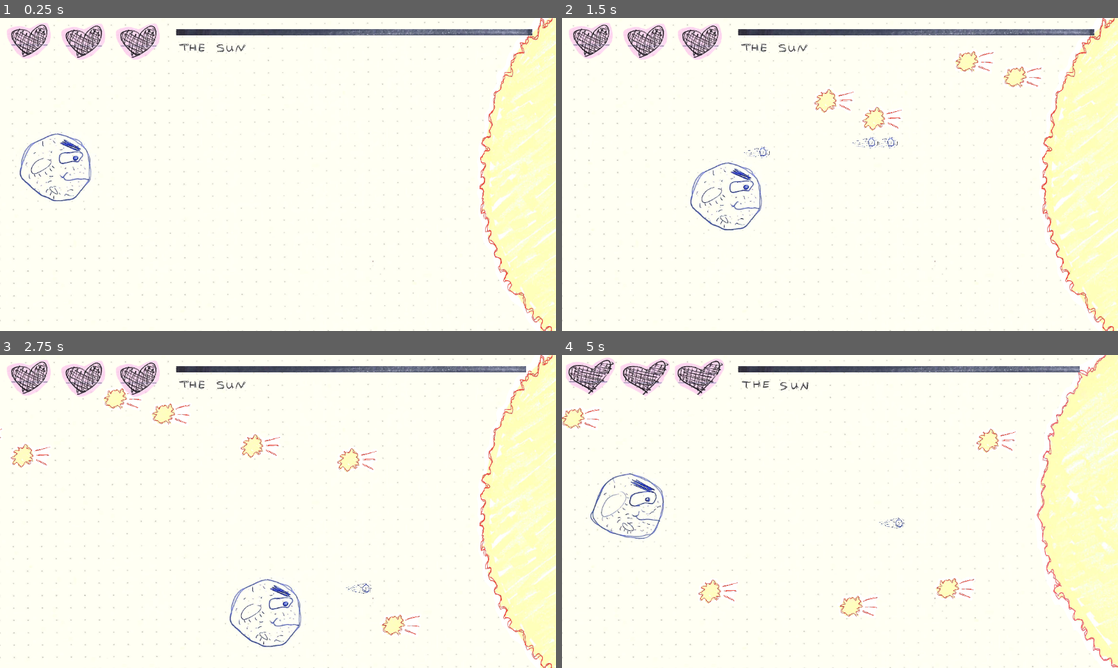
Above: before the commit, frames 1-4 (two rows, left to right).
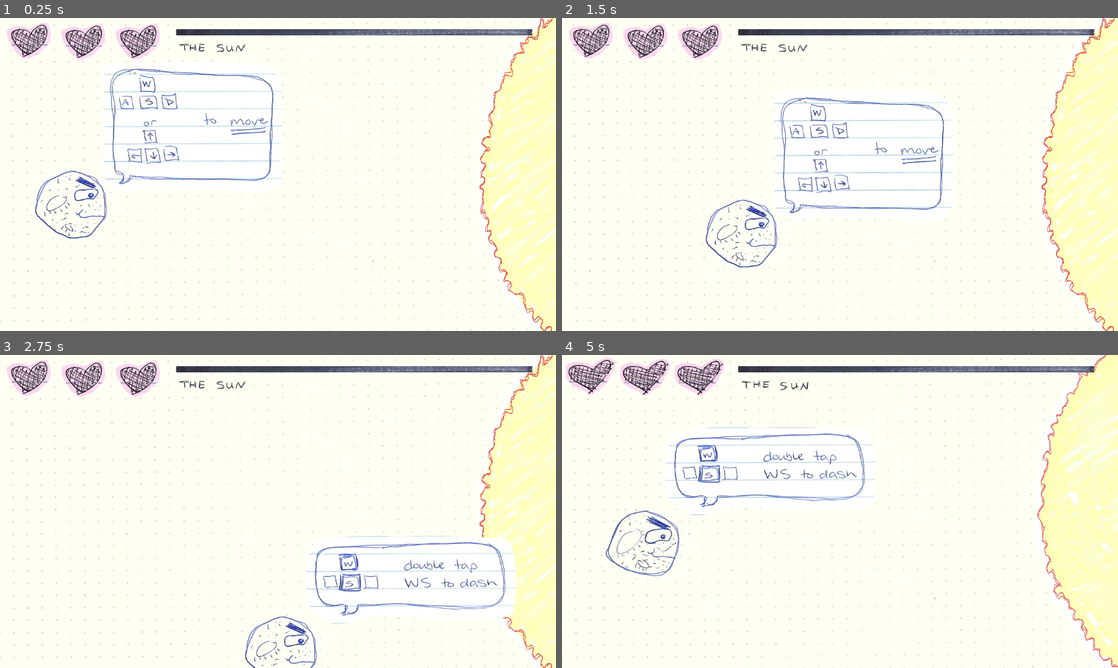
Above: after the commit, the same moments.

Repository: zirons1/Stargazing
Game: Godot game, scene res://levels/battle.tscn
Same seed, same stepped clock (60 frames per second), same inputs: the game is played once before the commit and once after it. This scene is started directly instead of the project's main scene.
Inputs (mouse positions are in pixels of both pictures, inside the frame that each line leads up to):
- Up to frame 1 (0.25 s): no input
- Up to frame 2 (1.5 s): move the mouse to (962, 158) at 0.52 s; hold Right (player_right) 0.53-1.28 s; hold Space (space) 0.53-1.28 s; click (962, 158) at 0.67 s; move the mouse to (728, 190) at 1.27 s; hold Down (player_down) from 1.28 s (still down); tap Space (space) at 1.35 s
- Up to frame 3 (2.75 s): move the mouse to (333, 442) at 2.02 s; release Down (player_down) at 2.03 s; hold Right (player_right) from 2.03 s (still down); hold Space (space) from 2.03 s (still down)
- Up to frame 4 (5 s): move the mouse to (812, 574) at 2.77 s; release Right (player_right) at 2.78 s; release Space (space) at 2.78 s; hold Up (player_up) 2.78-3.53 s; tap Space (space) at 2.85, 4.35 s; click (812, 574) at 2.92 s; move the mouse to (1006, 558) at 3.52 s; hold Space (space) 3.53-4.28 s; hold Left (player_left) from 3.53 s (still down); move the mouse to (673, 464) at 4.27 s

The runs differ from the first frame. In frame 1, 2.9% of the frame differs, in the area x 2-51%, y 16-71%; in frame 2, 3.9%; in frame 3, 4.8%, in the area x 0-96%, y 3-100%; in frame 4, 4.0%.

Commit message:
Show controls
Also heal 1 heart per level completed

Diff:
--- a/enemies/betel/betelgeuse.tscn
+++ b/enemies/betel/betelgeuse.tscn
@@ -57,7 +57,7 @@
 [node name="Betelgeuse" type="CharacterBody2D"]
 collision_layer = 8
 script = ExtResource("1_a5t1h")
-health = 60
+health = 175
 
 [node name="AnimatedSprite2D" type="AnimatedSprite2D" parent="."]
 position = Vector2(1063, 326)
--- a/enemies/crab/crab_pulsar.tscn
+++ b/enemies/crab/crab_pulsar.tscn
@@ -44,7 +44,7 @@
 [node name="CrabPulsar" type="CharacterBody2D"]
 collision_layer = 8
 script = ExtResource("1_4grc4")
-health = 80
+health = 200
 
 [node name="AnimatedSprite2D" type="AnimatedSprite2D" parent="."]
 position = Vector2(1084, 324)
--- a/enemies/sag/sag_a.tscn
+++ b/enemies/sag/sag_a.tscn
@@ -42,7 +42,7 @@
 [node name="SagA" type="CharacterBody2D"]
 collision_layer = 8
 script = ExtResource("1_qvbld")
-health = 100
+health = 225
 
 [node name="AnimatedSprite2D" type="AnimatedSprite2D" parent="."]
 position = Vector2(1242, 323)
--- a/enemies/sun/sun.tscn
+++ b/enemies/sun/sun.tscn
@@ -57,11 +57,10 @@
 [node name="Sun" type="CharacterBody2D"]
 collision_layer = 8
 script = ExtResource("1_q0xt7")
-health = 50
+health = 150
 
 [node name="Timer" type="Timer" parent="."]
 wait_time = 0.6
-autostart = true
 
 [node name="AnimatedSprite2D" type="AnimatedSprite2D" parent="."]
 position = Vector2(1075, 321)
--- a/events.gd
+++ b/events.gd
@@ -1,7 +1,7 @@
 extends Node
 
 const PLAYER_MAX_HEALTH := 3
-const PLAYER_START := Vector2(90, 300)
+const PLAYER_START := Vector2(122, 377)
 
 var player_health = PLAYER_MAX_HEALTH
 var player_pos = PLAYER_START
@@ -12,6 +12,14 @@
 func reset_player_pos() -> void:
 	player_pos = PLAYER_START
 
+func heal_health() -> void:
+	if player_health >= PLAYER_MAX_HEALTH:
+		return
+	elif player_health <= 0:
+		health_zero.emit()
+	else:
+		player_health += 1
+
 signal player_hit
 
 signal star_hit
--- a/levels/battle.gd
+++ b/levels/battle.gd
@@ -9,6 +9,12 @@
 @onready var sun: Sun = $Sun
 @onready var replay: AnimatedSprite2D = $Replay
 @onready var sun_block: AnimatedSprite2D = $SunBlock
+
+@onready var controls_1: Sprite2D = $Controls1
+@onready var controls_2: Sprite2D = $Controls2
+@onready var controls_3: Sprite2D = $Controls3
+
+var next := 1
 
 @onready var stats_ui: StatsUI = $StatsUI
 
@@ -23,9 +29,18 @@
 	Events.star_dead.connect(victory)
 	stats_ui.set_enemy_max(sun.health)
 	stats_ui.set_star_health_name(0)
+	Events.heal_health()
 	stats_ui.player_health.set_health(Events.player_health)
 	sun.timer.timeout.connect(shoot_star)
 	player.position = Events.player_pos
+
+	stop = true
+	player.player_controls_complete.connect(release)
+	player.battle_start()
+
+func release() -> void:
+	stop = false
+	sun.timer.start()
 
 func shoot_star() -> void:
 	if stop:
--- a/levels/battle.tscn
+++ b/levels/battle.tscn
@@ -7,7 +7,10 @@
 [ext_resource type="PackedScene" uid="uid://b1yc1xt8x0lai" path="res://ui/background.tscn" id="4_b1lsa"]
 [ext_resource type="PackedScene" uid="uid://bfekoufulm8oc" path="res://ui/stats_ui.tscn" id="7_y8y0n"]
 [ext_resource type="PackedScene" uid="uid://i80tol53jjq0" path="res://ui/replay.tscn" id="8_fb05r"]
+[ext_resource type="Texture2D" uid="uid://cu2btcfqnb4ry" path="res://art/paper/controls1.png" id="9_qqupk"]
+[ext_resource type="Texture2D" uid="uid://c8l4go4qinoja" path="res://art/paper/controls2.png" id="10_f62xc"]
 [ext_resource type="PackedScene" uid="uid://dksi14b5vihqv" path="res://enemies/sun/sun.tscn" id="10_r1il5"]
+[ext_resource type="Texture2D" uid="uid://v4acmv2isdsg" path="res://art/paper/controls3.png" id="11_8t05i"]
 
 [node name="Battle" type="Node2D"]
 script = ExtResource("1_m0edu")
@@ -23,7 +26,7 @@
 health = 175
 
 [node name="Player" parent="." instance=ExtResource("1_b1kuy")]
-position = Vector2(92, 301)
+position = Vector2(122, 377)
 collision_mask = 16
 can_dash = true
 
@@ -31,3 +34,21 @@
 
 [node name="Replay" parent="." instance=ExtResource("8_fb05r")]
 visible = false
+
+[node name="Controls1" type="Sprite2D" parent="."]
+visible = false
+position = Vector2(406, 242)
+scale = Vector2(0.433674, 0.433673)
+texture = ExtResource("9_qqupk")
+
+[node name="Controls2" type="Sprite2D" parent="."]
+visible = false
+position = Vector2(422, 255)
+scale = Vector2(0.433674, 0.433673)
+texture = ExtResource("10_f62xc")
+
+[node name="Controls3" type="Sprite2D" parent="."]
+visible = false
+position = Vector2(419, 259)
+scale = Vector2(0.433674, 0.433673)
+texture = ExtResource("11_8t05i")
--- a/levels/betel_battle.gd
+++ b/levels/betel_battle.gd
@@ -33,6 +33,7 @@
 	Events.star_dead.connect(victory)
 	stats_ui.set_enemy_max(betelgeuse.health)
 	stats_ui.set_star_health_name(1)
+	Events.heal_health()
 	stats_ui.player_health.set_health(Events.player_health)
 	solar_flare_timer.timeout.connect(shoot_star)
 	player.position = Events.player_pos
--- a/levels/crab_battle.gd
+++ b/levels/crab_battle.gd
@@ -27,6 +27,7 @@
 	Events.star_dead.connect(victory)
 	stats_ui.set_enemy_max(crab_pulsar.health)
 	stats_ui.set_star_health_name(2)
+	Events.heal_health()
 	stats_ui.player_health.set_health(Events.player_health)
 	get_tree().create_timer(randf_range(1.5, 2.5)).timeout.connect(func(): pulsar(150))
 	get_tree().create_timer(randf_range(1.5, 2.5)).timeout.connect(func(): pulsar(350))
--- a/levels/sag_battle.gd
+++ b/levels/sag_battle.gd
@@ -32,6 +32,7 @@
 	Events.star_dead.connect(victory)
 	stats_ui.set_enemy_max(sag_a.health)
 	stats_ui.set_star_health_name(3)
+	Events.heal_health()
 	stats_ui.player_health.set_health(Events.player_health)
 	atom_timer.timeout.connect(go_atom)
 	creep_timer.timeout.connect(creep_timeout)
--- a/player/player.gd
+++ b/player/player.gd
@@ -1,5 +1,7 @@
 class_name Player
 extends CharacterBody2D
+
+signal player_controls_complete
 
 @onready var animated_sprite_2d: AnimatedSprite2D = $AnimatedSprite2D
 
@@ -23,9 +25,33 @@
 var down_dashing := false
 var up_dashing := false
 
+@onready var controls_1: Sprite2D = $Controls1
+@onready var controls_2: Sprite2D = $Controls2
+@onready var controls_3: Sprite2D = $Controls3
+
+var next := 1
+
+func advance_controls() -> void:
+	next += 1
+	if next == 2:
+		controls_1.hide()
+		controls_2.show()
+	if next == 3:
+		controls_2.hide()
+		controls_3.show()
+	if next == 4:
+		controls_3.hide()
+		player_controls_complete.emit()
+		return
+	get_tree().create_timer(2.5).timeout.connect(advance_controls)
+
 func _ready() -> void:
 	Events.player_hit.connect(_on_player_hit)
 	animated_sprite_2d.play("angry")
+
+func battle_start() -> void:
+	controls_1.show()
+	get_tree().create_timer(2.5).timeout.connect(advance_controls)
 
 func _physics_process(delta: float) -> void:
 	if disabled:
--- a/player/player.tscn
+++ b/player/player.tscn
@@ -10,6 +10,9 @@
 [ext_resource type="Texture2D" uid="uid://bic6ikeo44j2n" path="res://art/paper/iframe_moon1.png" id="5_g72ff"]
 [ext_resource type="Texture2D" uid="uid://de00c0kgbhyut" path="res://art/paper/moon2.png" id="6_m5xu8"]
 [ext_resource type="Texture2D" uid="uid://e403hsehoyp7" path="res://art/paper/iframes_moon2.png" id="7_g0qi0"]
+[ext_resource type="Texture2D" uid="uid://cu2btcfqnb4ry" path="res://art/paper/controls1.png" id="11_j1np7"]
+[ext_resource type="Texture2D" uid="uid://c8l4go4qinoja" path="res://art/paper/controls2.png" id="12_1wd1l"]
+[ext_resource type="Texture2D" uid="uid://v4acmv2isdsg" path="res://art/paper/controls3.png" id="13_sw0mx"]
 
 [sub_resource type="SpriteFrames" id="SpriteFrames_nx2j5"]
 animations = [{
@@ -82,3 +85,21 @@
 [node name="CollisionShape2D" type="CollisionShape2D" parent="."]
 position = Vector2(30, 18)
 shape = SubResource("CircleShape2D_oicna")
+
+[node name="Controls1" type="Sprite2D" parent="."]
+visible = false
+position = Vector2(277.161, -149.875)
+scale = Vector2(0.433674, 0.433673)
+texture = ExtResource("11_j1np7")
+
+[node name="Controls2" type="Sprite2D" parent="."]
+visible = false
+position = Vector2(293.161, -136.875)
+scale = Vector2(0.433674, 0.433673)
+texture = ExtResource("12_1wd1l")
+
+[node name="Controls3" type="Sprite2D" parent="."]
+visible = false
+position = Vector2(290.161, -132.875)
+scale = Vector2(0.433674, 0.433673)
+texture = ExtResource("13_sw0mx")
Binary file added: art/paper/controls1.png
Binary file added: art/paper/controls2.png
Binary file added: art/paper/controls3.png
Not shown: 1 places in levels/battle.tscn that only renumber resources
Not shown: 1 places in player/player.tscn that only renumber resources
